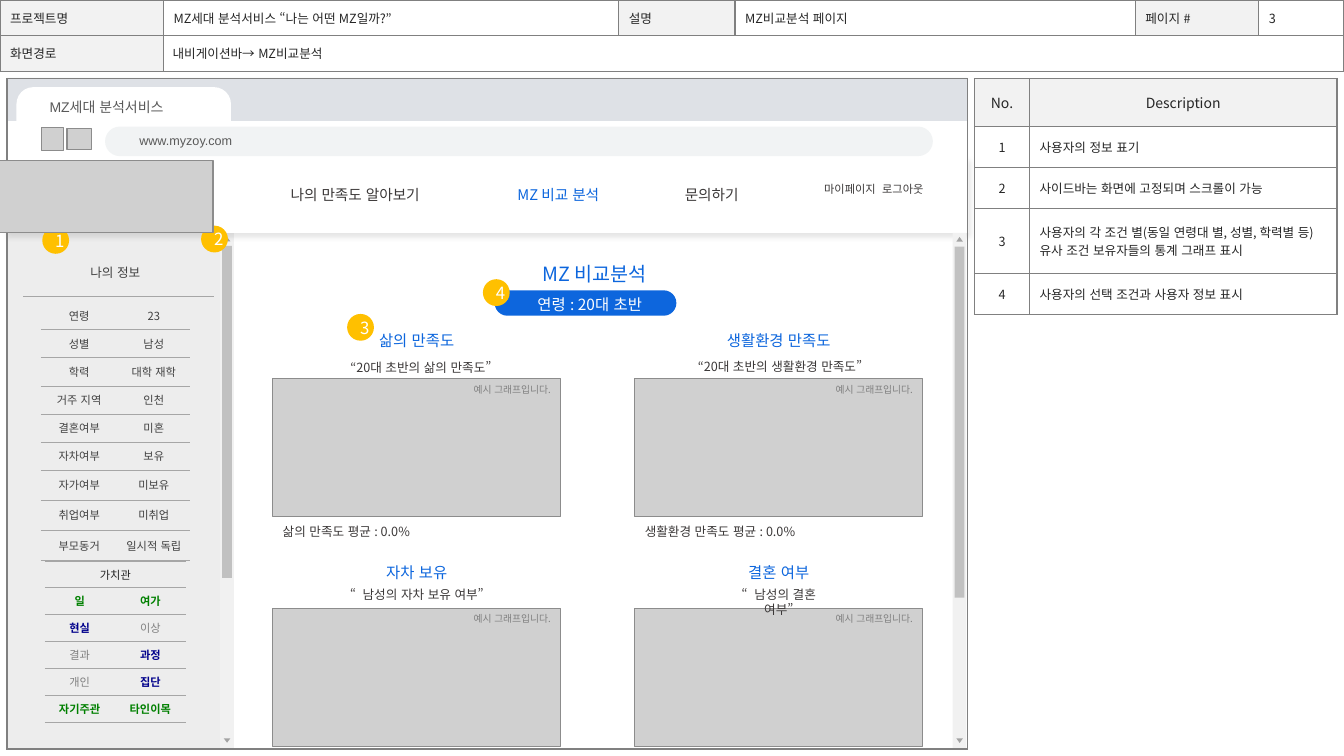
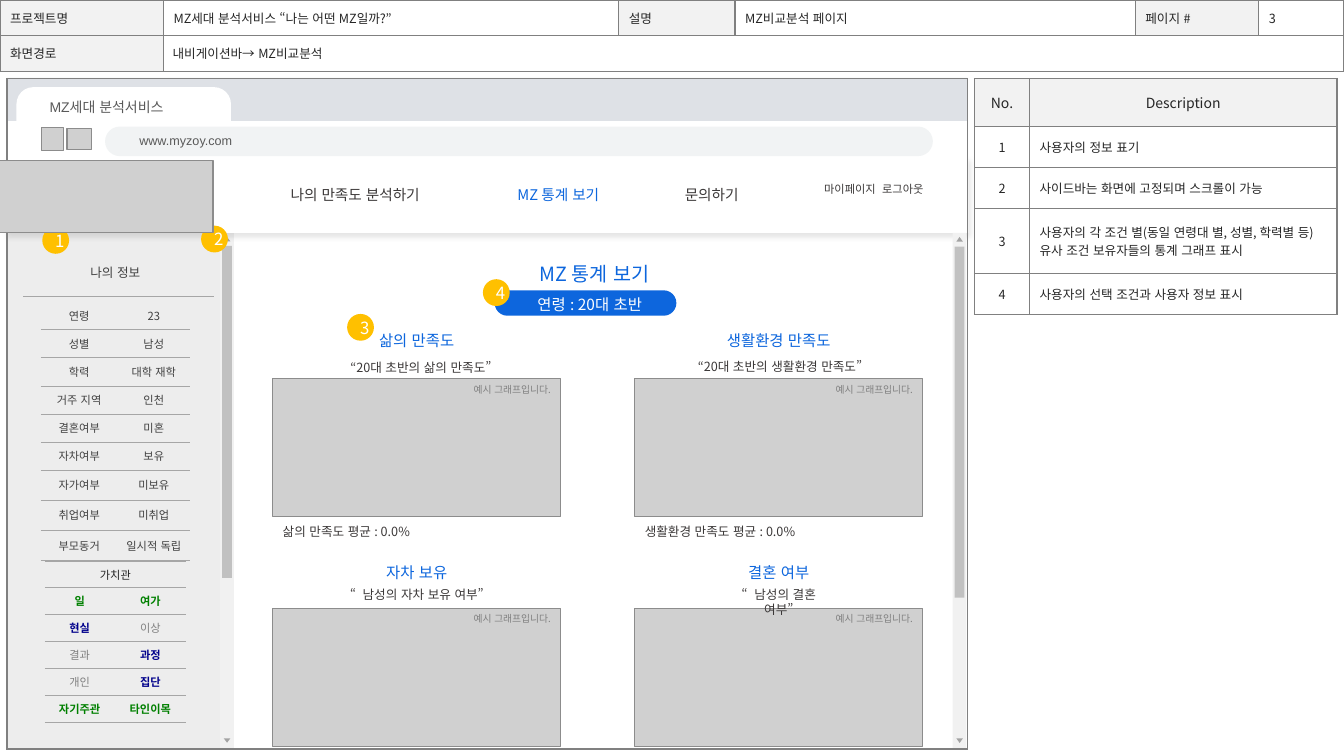
Before and after one commit to FourKong/Project_jh, a slide deck: slide 5 of portfolio/프로젝트 화면설계서_ver1.1.pptx. Drawn at 1344x756 pixels with LibreOffice and Linux fonts; fonts in the diff are those of the drawing; grey boxes stand for pictures; background and template pictures are left out. Boxes give left, top, right and bottom in pixels: in the first picture for what was removed or moved away, otherwise in the second. Text is boxed around its words. In the diff, an @@ line names an element or a change of style, - is before the commit and + after.

```diff
--- a/portfolio/프로젝트 화면설계서_ver1.1.pptx
+++ b/portfolio/프로젝트 화면설계서_ver1.1.pptx
@@ text at (x1=291, y1=188, x2=420, y2=201): text changed @@
-나의 만족도 알아보기
+나의 만족도 분석하기
@@ text at (x1=517, y1=188, x2=599, y2=201): text changed @@
-MZ 비교 분석
+MZ 통계 보기
@@ text at (x1=539, y1=264, x2=649, y2=283): text changed @@
-MZ 비교분석
+MZ 통계 보기
```
Also in this commit, not shown: 18 other slides changed.
